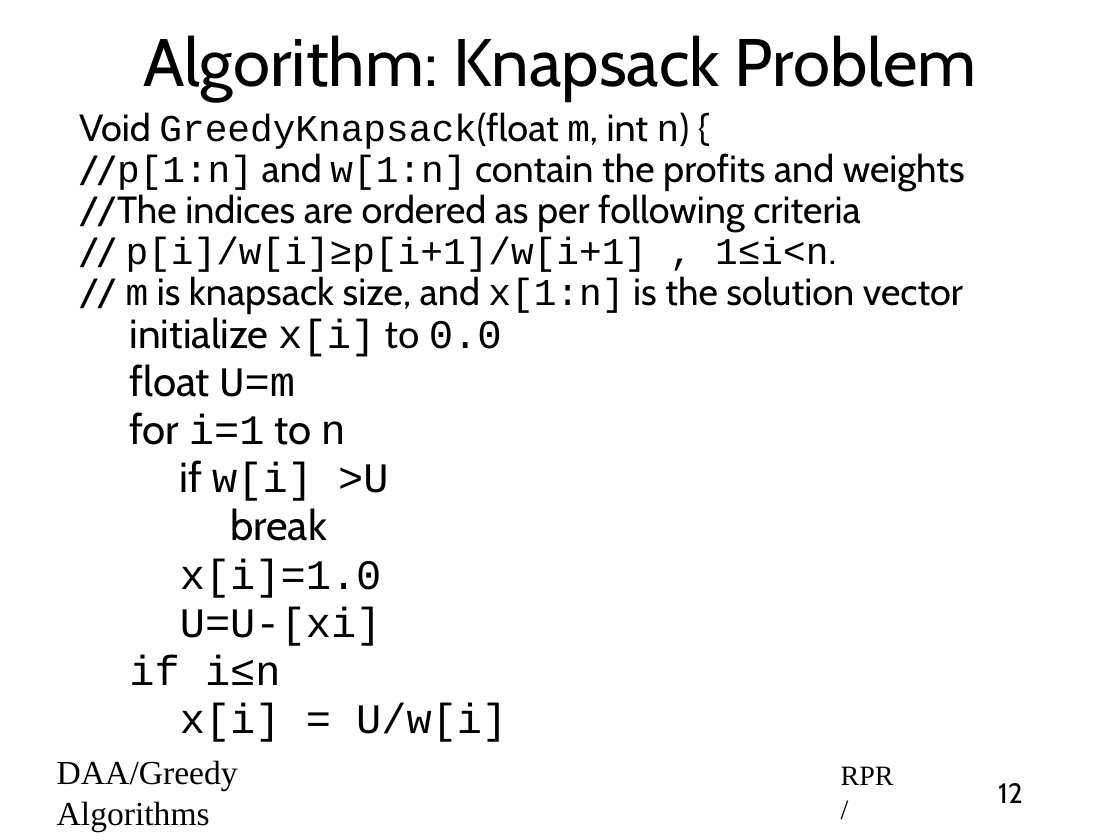
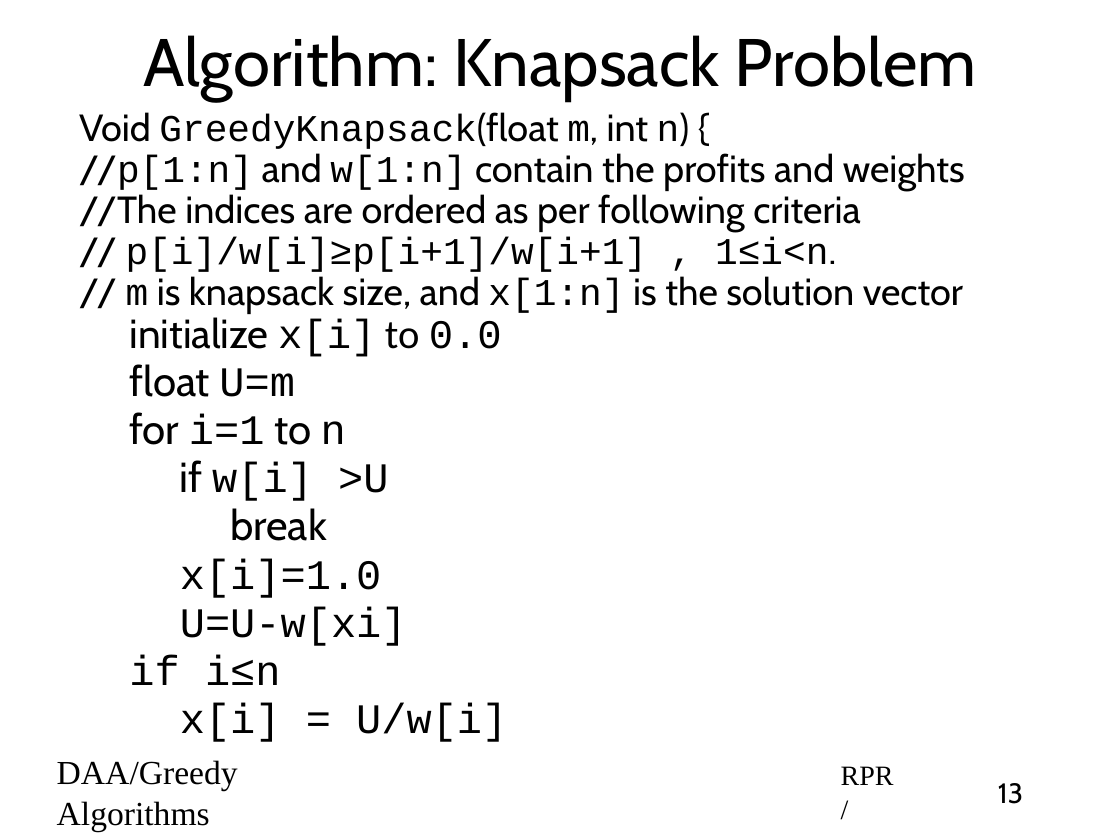
Before and after one commit to rprustagi/2019-17CS43-DAA, a slide deck: slide 13 of Slides-RPR/2019-H1-DAA-L22-Greedy-Algo-Knapsack.pptx (slide 12 before the commit). Drawn at 1120x840 pixels with LibreOffice and Linux fonts; fonts in the diff are those of the drawing. Boxes give left, top, right and bottom in pixels: in the first picture for what was removed or moved away, otherwise in the second. Text is boxed around its words. In the diff, an @@ line names an element or a change of style, - is before the commit and + after.

```diff
--- a/Slides-RPR/2019-H1-DAA-L22-Greedy-Algo-Knapsack.pptx
+++ b/Slides-RPR/2019-H1-DAA-L22-Greedy-Algo-Knapsack.pptx
@@ text at [180, 606, 407, 646]: text changed @@
-        U=U-[xi]
+        U=U-w[xi]
@@ page number at [998, 783, 1023, 804]: text changed @@
-12
+13
```
Also in this commit, not shown: 2 other slides changed, 1 slide added, 11 other files.
